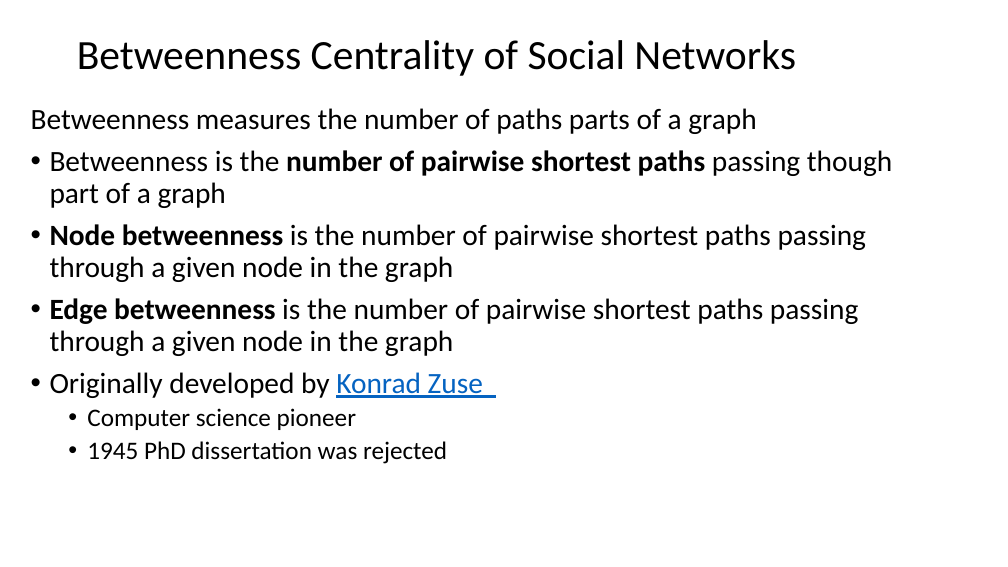
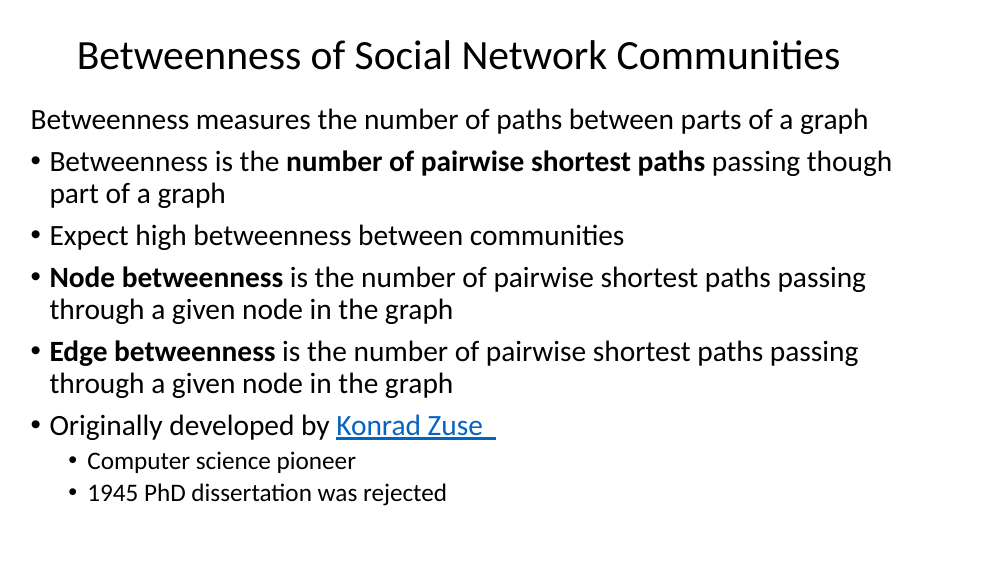
Before and after one commit to StephenElston/CSCI-E-108, a slide deck: slide 20 of slides/9_SocialNetworkAnalysis.pptx (slide 18 before the commit). Drawn at 1008x567 pixels with LibreOffice and Linux fonts; fonts in the diff are those of the drawing. Boxes give left, top, right and bottom in pixels: in the first picture for what was removed or moved away, otherwise in the second. Text is boxed around its words. In the diff, an @@ line names an element or a change of style, - is before the commit and + after.

```diff
--- a/slides/9_SocialNetworkAnalysis.pptx
+++ b/slides/9_SocialNetworkAnalysis.pptx
@@ title at (77, 40, 841, 70): text changed @@
-Betweenness Centrality of Social Networks
+Betweenness of Social Network Communities
@@ text at (31, 108, 868, 134): text changed @@
-Betweenness measures the number of paths parts of a graph
+Betweenness measures the number of paths between parts of a graph
@@ text at (50, 224, 625, 250): paragraph added @@
+• Expect high betweenness between communities
```
Also in this commit, not shown: 8 other slides changed, 4 slides added.
